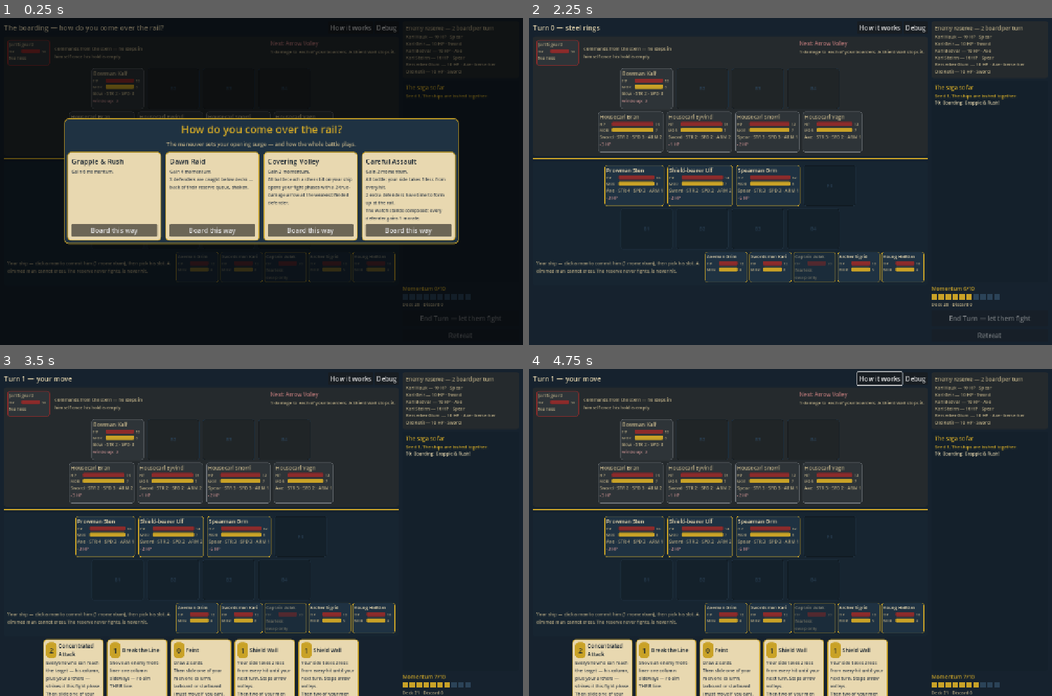
Above: before the commit, frames 1-4 (two rows, left to right).
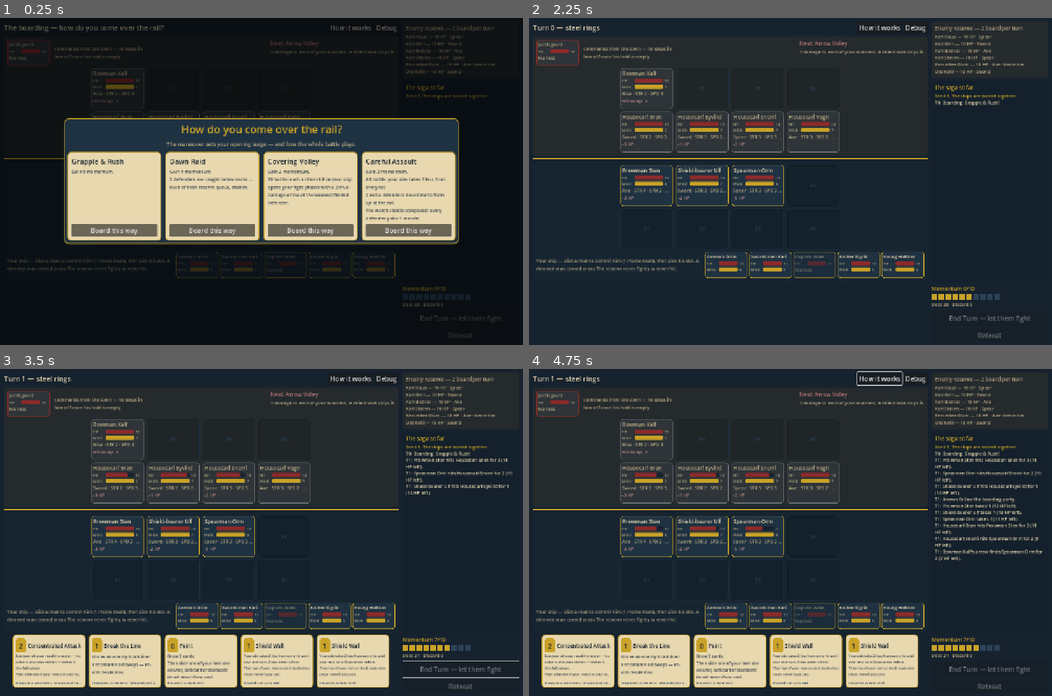
Above: after the commit, the same moments.

Repository: Tonttu84/vikingGame
Game: Godot game, scene res://src/ui/battle_ui.tscn
Two runs of this game, one before a commit and one after it. Both use one fixed random seed, a clock stepped at 60 frames per second and the inputs below.
Inputs (mouse positions are in pixels of both pictures, inside the frame that each line leads up to):
- Up to frame 1 (0.25 s): no input
- Up to frame 2 (2.25 s): click "How it works" at 0.5 s; click "Debug" at 1.25 s; click "Board this way" at 2 s
- Up to frame 3 (3.5 s): click (460, 669) at 2.75 s, where only the run after the commit has a clickable "End Turn — let them fight"
- Up to frame 4 (4.75 s): click "How it works" at 3.5 s; click "OK" at 4.25 s

The runs differ from the first frame. In frame 1, 0.6% of the frame differs, in the area x 1-76%, y 28-81%; in frame 2, 4.0%; in frame 3, 14%; in frame 4, 15%, in the area x 1-99%, y 2-100%.

Commit message:
Nothing a card says can move the board
The hand of cards was cut off at the bottom of the web build and the End
Turn and Retreat buttons were gone entirely -- sitting at y=806 and y=852
against an 800px canvas, so the stretch mode scaled a rectangle they were
not inside. Phase D's rider text ("then slide one of your men one column,
larboard or starboard") grew the card body, which grew the card, which grew
the hand row, which pushed the sidebar's foot off the screen.

Sizing a box from its own text is the bug, not the length of any one
string, so the four places that did it are now fixed boxes with their
content fitted or clipped into them:

- card faces pick the largest body font that fits and keep the full text on
  the tooltip, so a wordier card renders smaller instead of taller, and
  they narrow when the hand is large so seven still fit the table
- slots keep one size lit or dark
- tokens keep one cell whatever their stat line and badges say
- the sidebar is a fixed column

That last one was doing more damage than the overflow. The sidebar's width
set the table's width, so lighting the board for a drag re-centred every
formation row: slot B1 jumped from x=224 to x=296 the instant a card left
the hand, and a drop aimed at it landed in the gap beside it. A player
would have missed the same way.

The smoke test grows from 56 checks to 90 and is now the guard for all of
it: at the picker, at turn one, at a full hand, mid-drag and late battle it
asserts that no visible control escapes the canvas (clipping-aware, so
contained text is not a false positive), that both turn buttons are on
screen, that every card in the library and one deliberately over-wordy card
keep the fixed box, and that the board does not move when a card is picked
up. It also stops stacking cards past the hand limit, which built a row
wider than the table it sits in and a hand the game cannot deal.

Co-Authored-By: Claude Fable 5 <noreply@anthropic.com>
Claude-Session: https://claude.ai/code/session_01H2JAiD6RboxAUKBPcpfFDW

Diff:
--- a/src/ui/battle_ui.gd
+++ b/src/ui/battle_ui.gd
@@ -37,6 +37,12 @@
 var _player_front_row: HBoxContainer
 var _player_back_row: HBoxContainer
 var _player_reserve_row: HBoxContainer
+const SIDEBAR_WIDTH := 285
+const HAND_SEPARATION := 8
+## What the board column is given once the margins and the sidebar have taken
+## their share of the 1280-wide canvas: 1280 - 2*10 margin - 285 - 10 gap.
+const TABLE_WIDTH := 965.0
+
 var _hand_row: HBoxContainer
 var _momentum_pips: HBoxContainer
 var _momentum_label: Label
@@ -592,10 +598,13 @@
 func _refresh_hand(state: BattleState) -> void:
 	for child in _hand_row.get_children():
 		child.queue_free()
+	# A Feint can take the hand past the turn's five, so the faces narrow to
+	# whatever fits rather than the row growing wider than the table.
+	var card_width := CardView.width_for(state.hand.size(), TABLE_WIDTH, HAND_SEPARATION)
 	for card in state.hand:
 		var affordable := _affordable(card)
 		var draggable := _awaiting_action and _pick.is_empty() and affordable
-		var view := CardView.create(card, self, draggable, affordable)
+		var view := CardView.create(card, self, draggable, affordable, card_width)
 		_hand_row.add_child(view)
 
 
@@ -850,17 +859,30 @@
 func _build_bottom_strip() -> Control:
 	_hand_row = HBoxContainer.new()
 	_hand_row.alignment = BoxContainer.ALIGNMENT_CENTER
-	_hand_row.add_theme_constant_override("separation", 8)
-	_hand_row.custom_minimum_size.y = 124
+	_hand_row.add_theme_constant_override("separation", HAND_SEPARATION)
+	_hand_row.custom_minimum_size.y = CardView.CARD_SIZE.y
 	_hand_row.mouse_filter = Control.MOUSE_FILTER_PASS
 	return _hand_row
 
 
 func _build_log_panel() -> Control:
+	# The sidebar is a FIXED column. It sits beside the board, so anything
+	# that widens it — a long log line, one more chip in the enemy reserve —
+	# narrows the table and re-centres every formation row. That is how the
+	# board used to slide sideways the instant a card was picked up, leaving
+	# a drop aimed at a slot to land in the gap beside it. A plain Control
+	# does not take its width from its children, so nothing in here can move
+	# the board.
+	var column := Control.new()
+	column.custom_minimum_size.x = SIDEBAR_WIDTH
+	column.clip_contents = true
+	column.mouse_filter = Control.MOUSE_FILTER_PASS
+
 	var sidebar := VBoxContainer.new()
-	sidebar.custom_minimum_size.x = 285
+	sidebar.set_anchors_preset(Control.PRESET_FULL_RECT)
 	sidebar.add_theme_constant_override("separation", 6)
 	sidebar.mouse_filter = Control.MOUSE_FILTER_PASS
+	column.add_child(sidebar)
 
 	var reserve_panel := PanelContainer.new()
 	reserve_panel.add_theme_stylebox_override("panel", UIPalette.panel(UIPalette.IRON_DARK.darkened(0.2)))
@@ -922,7 +944,7 @@
 	_retreat_button.text = "Retreat"
 	_retreat_button.pressed.connect(func() -> void: _retreat_dialog.popup_centered())
 	sidebar.add_child(_retreat_button)
-	return sidebar
+	return column
 
 
 func _build_dialogs() -> void:
--- a/src/ui/card_view.gd
+++ b/src/ui/card_view.gd
@@ -2,67 +2,144 @@
 extends PanelContainer
 ## One card in the hand: cost, name, rules text; drag it onto the deck (or a
 ## fighter, for targeted cards) to play it.
+##
+## A card face is a FIXED box, and the text is fitted to the box rather than
+## the box to the text. New cards get designed and rules text grows; before
+## this, a long enough description grew the card, which grew the hand row,
+## which pushed the End Turn button clean off the bottom of the screen. Now
+## the body picks the largest font size that fits its panel, falls back to
+## clipping with the full text on the tooltip, and nothing a card can say
+## moves the layout by a single pixel.
+
+const CARD_SIZE := Vector2(178, 130)
+const PAD := 7        ## panel content margin
+const GAP := 3        ## separation between header, body and footnote
+const HEADER_H := 36  ## cost chip beside the (wrapping) card name
+const FOOT_H := 12
+const BODY_FONT_FLOOR := 8
 
 var card: CardData
 var battle_ui: Control
+## Card faces narrow when the hand is large — a Feint can push it to
+## BattleState.MAX_HAND_SIZE — so the row always fits the table it sits in.
+var width := CARD_SIZE.x
 var draggable := false  ## can be picked up to play
 var bright := true      ## affordable right now; dimmed otherwise
 
 
-static func create(p_card: CardData, p_ui: Control, p_draggable: bool, p_bright := true) -> CardView:
+static func create(p_card: CardData, p_ui: Control, p_draggable: bool,
+		p_bright := true, p_width := CARD_SIZE.x) -> CardView:
 	var view := CardView.new()
 	view.card = p_card
 	view.battle_ui = p_ui
 	view.draggable = p_draggable
 	view.bright = p_bright
+	view.width = p_width
 	view._build()
 	return view
 
 
+## The widest each face may be so that `count` of them fit `row_width`.
+static func width_for(count: int, row_width: float, separation: float) -> float:
+	if count <= 0:
+		return CARD_SIZE.x
+	var each := (row_width - separation * (count - 1)) / count
+	return minf(CARD_SIZE.x, maxf(56.0, each))
+
+
+## The largest size from `start` down to the floor whose wrapped text fits
+## the box, so more words mean smaller print instead of a broken layout.
+static func fit_font_size(text: String, width: float, height: float,
+		start := UIPalette.FONT_SMALL, floor_size := BODY_FONT_FLOOR) -> int:
+	var font := ThemeDB.fallback_font
+	if font == null:
+		return floor_size
+	for size in range(start, floor_size - 1, -1):
+		var measured := font.get_multiline_string_size(
+				text, HORIZONTAL_ALIGNMENT_LEFT, width, size)
+		if measured.y <= height:
+			return size
+	return floor_size
+
+
+## A fixed-height slot. Plain Controls do not take their minimum size from
+## their children the way Containers do, so whatever is dropped in here can
+## never grow the card — it is clipped instead.
+static func _slot(height: float) -> Control:
+	var box := Control.new()
+	box.custom_minimum_size = Vector2(0, height)
+	box.clip_contents = true
+	box.mouse_filter = Control.MOUSE_FILTER_IGNORE
+	return box
+
+
 func _build() -> void:
-	custom_minimum_size = Vector2(148, 118)
+	custom_minimum_size = Vector2(width, CARD_SIZE.y)
 	var face := UIPalette.PARCHMENT if bright else UIPalette.PARCHMENT_DIM
 	var border := UIPalette.GOLD if bright else UIPalette.IRON
 	var style := UIPalette.panel(face, border, 2, 8)
-	style.set_content_margin_all(7)
+	style.set_content_margin_all(PAD)
 	add_theme_stylebox_override("panel", style)
 
+	var body_text := CardText.describe(card)
+	tooltip_text = "%s\n\n%s" % [card.display_name, body_text]
+
 	var box := VBoxContainer.new()
-	box.add_theme_constant_override("separation", 3)
+	box.add_theme_constant_override("separation", GAP)
 	box.mouse_filter = Control.MOUSE_FILTER_IGNORE
 	add_child(box)
 
+	# --- header: cost chip + name -------------------------------------------
+	var header := _slot(HEADER_H)
 	var top := HBoxContainer.new()
+	top.set_anchors_preset(Control.PRESET_FULL_RECT)
 	top.mouse_filter = Control.MOUSE_FILTER_IGNORE
-	var cost := UIPalette.label("%d" % card.cost if card.playable else "—", UIPalette.FONT_TITLE, UIPalette.SEA_DARK)
+	var cost := UIPalette.label("%d" % card.cost if card.playable else "—",
+			UIPalette.FONT_TITLE, UIPalette.SEA_DARK)
 	var cost_panel := PanelContainer.new()
-	cost_panel.add_theme_stylebox_override("panel", UIPalette.panel(UIPalette.GOLD, Color.TRANSPARENT, 0, 10))
+	cost_panel.add_theme_stylebox_override("panel",
+			UIPalette.panel(UIPalette.GOLD, Color.TRANSPARENT, 0, 10))
 	cost_panel.mouse_filter = Control.MOUSE_FILTER_IGNORE
+	cost_panel.size_flags_vertical = Control.SIZE_SHRINK_CENTER
 	cost.mouse_filter = Control.MOUSE_FILTER_IGNORE
 	cost_panel.add_child(cost)
 	top.add_child(cost_panel)
 	var name_label := UIPalette.label(card.display_name, UIPalette.FONT_BODY, UIPalette.SEA_DARK)
 	name_label.autowrap_mode = TextServer.AUTOWRAP_WORD_SMART
 	name_label.size_flags_horizontal = Control.SIZE_EXPAND_FILL
+	name_label.size_flags_vertical = Control.SIZE_SHRINK_CENTER
 	name_label.mouse_filter = Control.MOUSE_FILTER_IGNORE
 	top.add_child(name_label)
-	box.add_child(top)
+	header.add_child(top)
+	box.add_child(header)
 
-	var body := UIPalette.label(CardText.describe(card), UIPalette.FONT_SMALL, UIPalette.SEA_DARK.lightened(0.12))
+	# --- body: the rules text, shrunk to fit --------------------------------
+	var body_h := CARD_SIZE.y - 2 * PAD - HEADER_H - FOOT_H - 2 * GAP
+	var body_w := width - 2 * PAD
+	var body_slot := _slot(body_h)
+	body_slot.size_flags_vertical = Control.SIZE_EXPAND_FILL
+	var body := UIPalette.label(body_text,
+			fit_font_size(body_text, body_w, body_h),
+			UIPalette.SEA_DARK.lightened(0.12))
 	body.autowrap_mode = TextServer.AUTOWRAP_WORD_SMART
-	body.size_flags_vertical = Control.SIZE_EXPAND_FILL
+	body.set_anchors_preset(Control.PRESET_FULL_RECT)
 	body.mouse_filter = Control.MOUSE_FILTER_IGNORE
-	box.add_child(body)
+	body_slot.add_child(body)
+	box.add_child(body_slot)
 
+	# --- footnote -----------------------------------------------------------
 	var foot_text := "retained" if card.retained else "discards at turn end"
 	var gesture := CardText.drop_hint(card)
 	if gesture != "":
 		foot_text = gesture + " · " + foot_text
+	var foot_slot := _slot(FOOT_H)
 	var foot := UIPalette.label(foot_text, 9, UIPalette.SEA_LIGHT)
 	# The footnote must never set the card's width — ellipsize past the edge.
 	foot.text_overrun_behavior = TextServer.OVERRUN_TRIM_ELLIPSIS
+	foot.set_anchors_preset(Control.PRESET_FULL_RECT)
 	foot.mouse_filter = Control.MOUSE_FILTER_IGNORE
-	box.add_child(foot)
+	foot_slot.add_child(foot)
+	box.add_child(foot_slot)
 
 
 func _get_drag_data(_at: Vector2) -> Variant:
--- a/src/ui/character_token.gd
+++ b/src/ui/character_token.gd
@@ -35,12 +35,22 @@
 	return token
 
 
+## The token is the layout's unit cell and its size is FIXED. Names, stat
+## lines, wind-up counters and forecast badges all vary in width, and letting
+## them set the token's size re-flowed the whole formation row every time the
+## board re-rendered — so a card dragged at a slot found the board had slid
+## out from under it. Content is clipped to the cell instead.
+const TOKEN_SIZE := Vector2(128, 96)
+const COMPACT_SIZE := Vector2(104, 64)
+const PAD := 4  ## the panel style's content margin
+
+
 func highlighted() -> bool:
 	return display.get("highlight", false)
 
 
 func _build() -> void:
-	custom_minimum_size = Vector2(104, 64) if compact else Vector2(128, 96)
+	custom_minimum_size = COMPACT_SIZE if compact else TOKEN_SIZE
 	var is_player := character.side == Character.Side.PLAYER
 	var trim := UIPalette.GOLD if is_player else UIPalette.IRON
 	if character.is_captain:
@@ -59,10 +69,20 @@
 	style.set_content_margin_all(4)
 	add_theme_stylebox_override("panel", style)
 
+	# A plain Control does not take its size from its children the way a
+	# Container does, so nothing below can grow the cell.
+	var holder := Control.new()
+	holder.custom_minimum_size = (COMPACT_SIZE if compact else TOKEN_SIZE) \
+			- Vector2(2 * PAD, 2 * PAD)
+	holder.clip_contents = true
+	holder.mouse_filter = Control.MOUSE_FILTER_IGNORE
+	add_child(holder)
+
 	var box := VBoxContainer.new()
+	box.set_anchors_preset(Control.PRESET_FULL_RECT)
 	box.add_theme_constant_override("separation", 2)
 	box.mouse_filter = Control.MOUSE_FILTER_IGNORE
-	add_child(box)
+	holder.add_child(box)
 
 	var name_size := UIPalette.FONT_SMALL if compact else UIPalette.FONT_BODY
 	var name_label := UIPalette.label(character.display_name, name_size,
@@ -81,7 +101,9 @@
 		var stats := "%s · STR %d · SPD %d" % [character.weapon.display_name, character.strength, character.speed]
 		if character.armor > 0:
 			stats += " · ARM %d" % character.armor
-		box.add_child(UIPalette.label(stats, UIPalette.FONT_SMALL, UIPalette.PARCHMENT_DIM))
+		var stats_label := UIPalette.label(stats, UIPalette.FONT_SMALL, UIPalette.PARCHMENT_DIM)
+		stats_label.text_overrun_behavior = TextServer.OVERRUN_TRIM_ELLIPSIS
+		box.add_child(stats_label)
 		if character.bonus_attacks > 0:
 			box.add_child(UIPalette.label("+%d attack" % character.bonus_attacks,
 					UIPalette.FONT_SMALL, UIPalette.PARCHMENT_DIM))
--- a/src/ui/slot_panel.gd
+++ b/src/ui/slot_panel.gd
@@ -7,6 +7,9 @@
 ##
 ## It never decides anything: the option it answers is handed to it by
 ## BattleUI, which got it from the engine.
+
+const SLOT_SIZE := Vector2(128, 96)
+const PAD := 8  ## the panel style's content margin
 
 var battle_ui: Control
 var side: Character.Side
@@ -32,7 +35,7 @@
 
 
 func _build() -> void:
-	custom_minimum_size = Vector2(128, 96)
+	custom_minimum_size = SLOT_SIZE
 	var lit := droppable or not pick_option.is_empty()
 	if lit:
 		add_theme_stylebox_override("panel",
@@ -43,10 +46,21 @@
 				UIPalette.panel(Color(0, 0, 0, 0.12), UIPalette.SEA_LIGHT.darkened(0.3), 1))
 		mouse_filter = Control.MOUSE_FILTER_IGNORE
 
+	# A fixed box, lit or not. The label a lit slot gains names a man, and
+	# letting that name set the slot's size moved the whole formation row
+	# sideways the instant a card was picked up — so the drop landed in the
+	# gap beside the slot it was aimed at. Plain Controls do not take their
+	# size from their children, so nothing written here can move the board.
+	var holder := Control.new()
+	holder.custom_minimum_size = SLOT_SIZE - Vector2(2 * PAD, 2 * PAD)
+	holder.clip_contents = true
+	holder.mouse_filter = Control.MOUSE_FILTER_IGNORE
+	add_child(holder)
 	var box := VBoxContainer.new()
+	box.set_anchors_preset(Control.PRESET_FULL_RECT)
 	box.alignment = BoxContainer.ALIGNMENT_CENTER
 	box.mouse_filter = Control.MOUSE_FILTER_IGNORE
-	add_child(box)
+	holder.add_child(box)
 	var tag := UIPalette.label("%s%d" % ["F" if line == Formation.FRONT else "B", col + 1],
 			UIPalette.FONT_SMALL, UIPalette.GOLD if lit else UIPalette.SEA_LIGHT)
 	tag.horizontal_alignment = HORIZONTAL_ALIGNMENT_CENTER
@@ -56,6 +70,7 @@
 		var here := UIPalette.label(pick_option.get("label", "here"),
 				UIPalette.FONT_SMALL, UIPalette.PARCHMENT)
 		here.horizontal_alignment = HORIZONTAL_ALIGNMENT_CENTER
+		here.text_overrun_behavior = TextServer.OVERRUN_TRIM_ELLIPSIS
 		here.mouse_filter = Control.MOUSE_FILTER_IGNORE
 		box.add_child(here)
 
--- a/tests/ui_smoke.gd
+++ b/tests/ui_smoke.gd
@@ -121,6 +121,193 @@
 	return null
 
 
+## --- Layout guard -----------------------------------------------------------
+## The design canvas. Anything sticking out of it is invisible in the real
+## window: the stretch mode scales this rectangle and nothing else, so a
+## control past the edge is simply gone — which is how the End Turn button
+## vanished once the rules text on a card grew long enough to inflate the
+## hand row. Checked at every stage rather than once at boot, because the
+## opening screen fit perfectly while the dealt hand did not.
+const CANVAS := Vector2(1280, 800)
+
+
+func _overflowing(node: Node, out: Array) -> void:
+	if node is Control:
+		var c := node as Control
+		if c.is_visible_in_tree():
+			var r := c.get_global_rect()
+			if r.size.x > 0.0 and r.size.y > 0.0:
+				var ow: float = r.end.x - CANVAS.x
+				var oh: float = r.end.y - CANVAS.y
+				if ow > 0.5 or oh > 0.5 or r.position.x < -0.5 or r.position.y < -0.5:
+					out.append("%s (%s) rect=%.0f,%.0f %.0fx%.0f over w+%.0f h+%.0f" % [
+						c.name, c.get_class(), r.position.x, r.position.y,
+						r.size.x, r.size.y, maxf(0.0, ow), maxf(0.0, oh)])
+		# A clipping control paints nothing outside itself, so its children
+		# cannot reach the edge of the screen even when their own rect is
+		# bigger — that is exactly how a long card body is contained. Check
+		# the clipper, then stop: everything below it is already covered.
+		if c.clip_contents:
+			return
+	for child in node.get_children():
+		_overflowing(child, out)
+
+
+## Every visible control must sit inside the design canvas at this moment.
+## Two frames first: a container measured before it has been given its width
+## reports the height its labels would need wrapped at zero width, which is
+## enormous and not what any player ever sees.
+func check_fits_canvas(ui, stage: String) -> void:
+	await process_frame
+	await process_frame
+	var out: Array = []
+	_overflowing(ui, out)
+	checks += 1
+	if not out.is_empty():
+		failures.append("layout escapes the %dx%d canvas at %s: %s" % [
+				int(CANVAS.x), int(CANVAS.y), stage,
+				", ".join(PackedStringArray(out.slice(0, 4)))])
+
+
+## Lighting the board must never MOVE it. Slots only become droppable once a
+## card is picked up, which re-renders the board — and every element that
+## sized itself from its own text (the slot's label, a token's stat line, the
+## sidebar's log) shifted the formation rows sideways at that exact moment, so
+## a drop aimed at a slot landed in the gap beside it. Nothing may move.
+func check_lighting_does_not_move_the_board(ui) -> void:
+	if ui.engine.state.hand.is_empty():
+		skipped.append("the lighting-shift check (no cards in hand)")
+		return
+	var before := {}
+	for slot in _all_slots(ui):
+		before[slot.get_instance_id()] = slot.get_global_rect()
+	var before_by_cell := {}
+	for slot in _all_slots(ui):
+		before_by_cell["%d-%d-%d" % [slot.side, slot.line, slot.col]] = slot.get_global_rect()
+
+	# Light the board exactly as picking a card up does.
+	ui.on_card_drag_started(ui.engine.state.hand[0])
+	await process_frame
+	await process_frame
+
+	var moved: Array = []
+	for slot in _all_slots(ui):
+		var key := "%d-%d-%d" % [slot.side, slot.line, slot.col]
+		if before_by_cell.has(key) and before_by_cell[key] != slot.get_global_rect():
+			moved.append("%s%d %s -> %s" % [
+					"F" if slot.line == Formation.FRONT else "B", slot.col + 1,
+					str(before_by_cell[key]), str(slot.get_global_rect())])
+	check(moved.is_empty(),
+			"the board holds still when a card is picked up: " +
+			", ".join(PackedStringArray(moved.slice(0, 3))))
+	await check_fits_canvas(ui, "the board lit for a drag")
+	# Put the board back the way a finished drag would.
+	ui._drag_card = null
+	ui._render()
+	await process_frame
+
+
+## A card face must be a fixed box no matter how much its rules text says —
+## the guarantee that designing new cards cannot break the screen again.
+func check_card_box_is_fixed(ui) -> void:
+	# Measured in a hidden holder: a loose card face parented to the UI would
+	# sit over the board and eat the mouse events the rest of this run needs.
+	var holder := Control.new()
+	holder.visible = false
+	holder.mouse_filter = Control.MOUSE_FILTER_IGNORE
+	ui.add_child(holder)
+
+	for id in CardLibrary.card_ids():
+		var view := CardView.create(CardLibrary.by_id(id), ui, false)
+		holder.add_child(view)
+		await process_frame
+		var size := view.get_combined_minimum_size()
+		check(is_equal_approx(size.y, CardView.CARD_SIZE.y)
+				and size.x <= CardView.CARD_SIZE.x + 0.5,
+				"card %s keeps the fixed %dx%d box, got %.0fx%.0f" % [
+						id, int(CardView.CARD_SIZE.x), int(CardView.CARD_SIZE.y),
+						size.x, size.y])
+
+	# Six effects and a name far longer than the design would ever ship, and
+	# still the same box.
+	var effects: Array[Dictionary] = [
+		{"type": CardData.EffectType.DAMAGE_ENEMY_FRONT_LINE, "amount": 2},
+		{"type": CardData.EffectType.DRAW, "amount": 2},
+		{"type": CardData.EffectType.PLAYER_ARMOR_BONUS, "amount": 1},
+		{"type": CardData.EffectType.WAR_CRY, "amount": 1},
+		{"type": CardData.EffectType.GAIN_MOMENTUM, "amount": 3},
+		{"type": CardData.EffectType.RIDER_SLIDE, "amount": 1},
+	]
+	var wordy := CardData.new("probe_wordy",
+			"A Card Whose Name Runs On Far Longer Than Any Real One", 3,
+			CardData.TargetType.NONE, effects)
+	wordy.retained = true
+	var view := CardView.create(wordy, ui, false)
+	holder.add_child(view)
+	await process_frame
+	var size := view.get_combined_minimum_size()
+	check(is_equal_approx(size.y, CardView.CARD_SIZE.y),
+			"a wall of rules text leaves the card %d high, got %.0f" % [
+					int(CardView.CARD_SIZE.y), size.y])
+	check(size.x <= CardView.CARD_SIZE.x + 0.5,
+			"and a very long card name does not widen it, got %.0f" % size.x)
+	check(view.tooltip_text.contains(CardText.describe(wordy)),
+			"whatever is clipped is still readable on the tooltip")
+
+	# The fitter itself: more text means smaller print, never a taller box.
+	var short_size := CardView.fit_font_size("Draw 2 cards.", 164, 62)
+	var long_size := CardView.fit_font_size("Draw 2 cards. ".repeat(40), 164, 62)
+	check(long_size <= short_size,
+			"the body font shrinks as the text grows (%d -> %d)" % [short_size, long_size])
+	check(long_size >= CardView.BODY_FONT_FLOOR, "but never below the legible floor")
+
+	holder.queue_free()
+	await process_frame
+
+
+## Put a card in hand for a test without pushing past the hand limit. A Feint
+## can legitimately take the hand to BattleState.MAX_HAND_SIZE, so that is the
+## real ceiling — but a test that stacked cards beyond even that built a hand
+## the game cannot deal, and a row wider than the table it sits in.
+func _put_in_hand(ui, card: CardData) -> void:
+	var hand: Array = ui.engine.state.hand
+	if hand.size() < BattleState.MAX_HAND_SIZE:
+		hand.append(card)
+		return
+	for i in hand.size():
+		if not hand[i].retained:
+			hand[i] = card
+			return
+	hand[0] = card
+
+
+## The widest the hand ever gets is MAX_HAND_SIZE, and it must still fit.
+func check_a_full_hand_fits(ui) -> void:
+	var saved: Array = ui.engine.state.hand.duplicate()
+	while ui.engine.state.hand.size() < BattleState.MAX_HAND_SIZE:
+		ui.engine.state.hand.append(CardLibrary.concentrated_attack())
+	ui.refresh(ui.engine.state)
+	await process_frame
+	check(ui.engine.state.hand.size() == BattleState.MAX_HAND_SIZE,
+			"a hand of %d to lay out" % BattleState.MAX_HAND_SIZE)
+	check(ui._hand_row.get_combined_minimum_size().x <= BattleUI.TABLE_WIDTH + 0.5,
+			"the widest legal hand still fits the table (needs %.0f of %.0f)" % [
+					ui._hand_row.get_combined_minimum_size().x, BattleUI.TABLE_WIDTH])
+	await check_fits_canvas(ui, "a full hand of %d cards" % BattleState.MAX_HAND_SIZE)
+	ui.engine.state.hand.assign(saved)
+	ui.refresh(ui.engine.state)
+	await process_frame
+
+
+func _all_slots(node: Node) -> Array:
+	var out: Array = []
+	if node is SlotPanel:
+		out.append(node)
+	for c in node.get_children():
+		out.append_array(_all_slots(c))
+	return out
+
+
 func _run() -> void:
 	var scene: PackedScene = load("res://src/ui/battle_ui.tscn")
 	check(scene != null, "battle scene loads")
@@ -133,6 +320,7 @@
 		"maneuver picker shown")
 	check(ui.engine != null, "engine created")
 	check(ui.engine.state.boarding_maneuver == null, "nothing auto-played before the pick")
+	await check_fits_canvas(ui, "the maneuver picker")
 	check(ui._maneuver_options.get_child_count() == 4,
 			"4 maneuvers offered, saw %d" % ui._maneuver_options.get_child_count())
 	# Pick Dawn Raid — NOT the engine's first-option fallback — to prove the
@@ -148,6 +336,15 @@
 	check(ui.engine.state.boarding_maneuver != null
 			and ui.engine.state.boarding_maneuver.id == "dawn_raid",
 			"Dawn Raid is the maneuver that resolved")
+	# The regression that started all this: a dealt hand used to push the End
+	# Turn and Retreat buttons clean off the bottom of the canvas.
+	await check_fits_canvas(ui, "turn 1 with a hand dealt")
+	check(ui._end_turn_button.get_global_rect().end.y <= CANVAS.y,
+			"the End Turn button is on screen, not below the canvas")
+	check(ui._retreat_button.get_global_rect().end.y <= CANVAS.y,
+			"the Retreat button is on screen, not below the canvas")
+	await check_card_box_is_fixed(ui)
+	await check_a_full_hand_fits(ui)
 	check(ui.engine.state.momentum >= 4, "the maneuver surge came through (momentum %d)" % ui.engine.state.momentum)
 	check(ui._hand_row.get_child_count() == 5, "hand shows 5 cards, saw %d" % ui._hand_row.get_child_count())
 	check(_tokens_in(ui._player_front_row).size() == 3, "first wave of 3 on their deck")
@@ -171,7 +368,7 @@
 	# three-man first wave the engine hands over a real choice — and being
 	# mandatory, it offers no way out.
 	var wall := CardLibrary.shield_wall()
-	ui.engine.state.hand.append(wall)
+	_put_in_hand(ui, wall)
 	ui.engine.state.momentum = maxi(ui.engine.state.momentum, wall.cost)
 	ui.refresh(ui.engine.state)
 	var slots_before: Array = ui.engine.state.player_formation.slots.duplicate()
@@ -205,7 +402,7 @@
 				reinforce = c
 		if reinforce == null:
 			reinforce = CardLibrary.reinforce()
-			ui.engine.state.hand.append(reinforce)
+			_put_in_hand(ui, reinforce)
 		ui.engine.state.momentum = maxi(ui.engine.state.momentum, reinforce.cost)
 		ui.refresh(ui.engine.state)
 		var target_slot = null
@@ -376,7 +573,7 @@
 			check(captain_token.display.get("hint", "") != "",
 					"and carries his swap hint")
 			var swap_card := CardLibrary.swap()
-			ui.engine.state.hand.append(swap_card)
+			_put_in_hand(ui, swap_card)
 			ui.engine.state.momentum = maxi(ui.engine.state.momentum, swap_card.cost)
 			ui.refresh(ui.engine.state)
 			captain_token = _reserve_token(ui, captain)
@@ -391,6 +588,12 @@
 	else:
 		skipped.append("the prow-pair reserve row (battle already decided)")
 
+	# Last look, with the board as full and as lit as this run ever got it.
+	await check_fits_canvas(ui, "late battle")
+	# Kept to the end: this one fakes a card pick-up, and a faked drag would
+	# disturb the real drag-and-drop checks above.
+	await check_lighting_does_not_move_the_board(ui)
+
 	ui.queue_free()
 	for i in 3:
 		await process_frame
